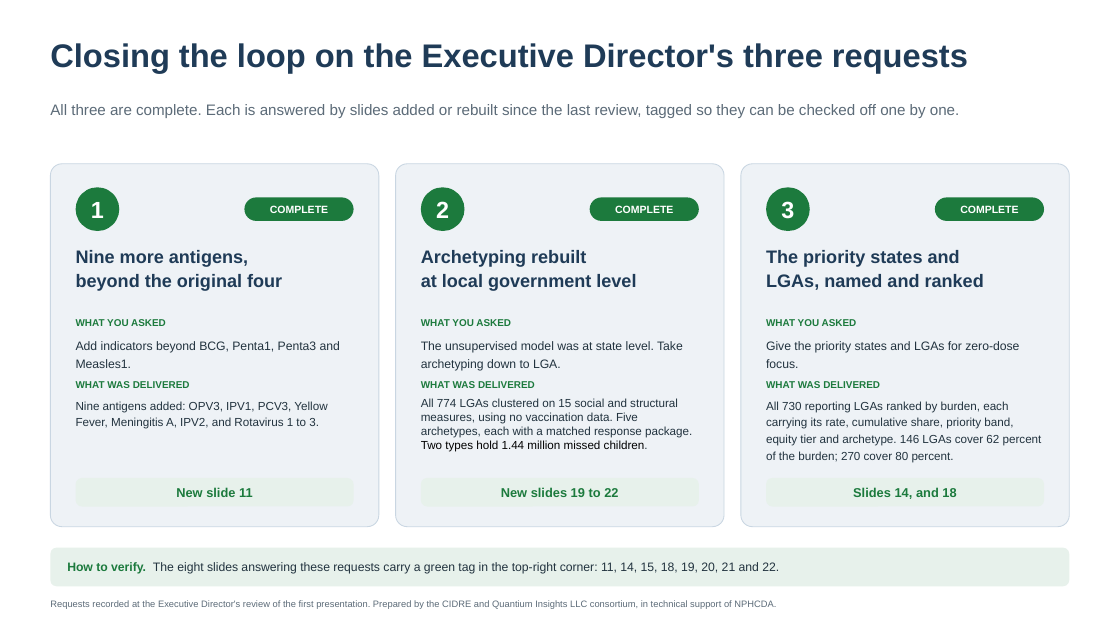
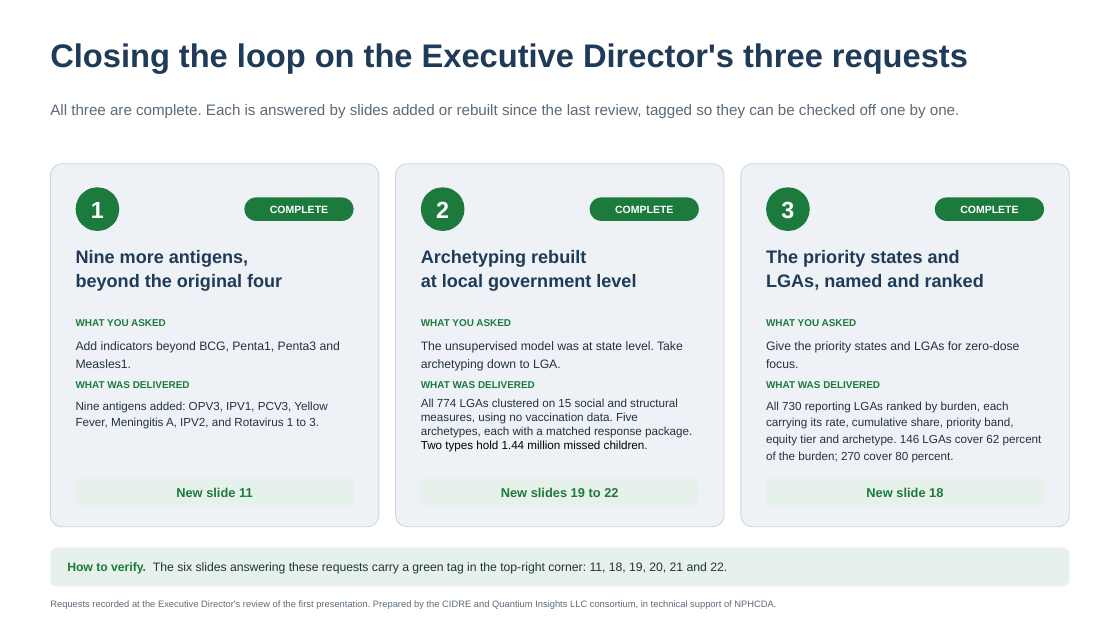
Before and after one commit to onovo007/nphcda-zerodose, a slide deck: slide 2 of handover/NPHCDA_ZeroDose_RI_Team_Presentation_ED_Updates.10.6.2026.pptx. Drawn at 1120x630 pixels with LibreOffice and Linux fonts; fonts in the diff are those of the drawing. Boxes give left, top, right and bottom in pixels: in the first picture for what was removed or moved away, otherwise in the second. Text is boxed around its words. In the diff, an @@ line names an element or a change of style, - is before the commit and + after.

```diff
--- a/handover/NPHCDA_ZeroDose_RI_Team_Presentation_ED_Updates.10.6.2026.pptx
+++ b/handover/NPHCDA_ZeroDose_RI_Team_Presentation_ED_Updates.10.6.2026.pptx
@@ text in rounded rectangle at bbox=[866, 487, 943, 497]: text changed @@
-Slides 14, and 18
+New slide 18
@@ text in rounded rectangle at bbox=[67, 562, 727, 574]: text changed @@
-How to verify. The eight slides answering these requests carry a green tag in the top-right corner: 11, 14, 15, 18, 19, 20, 21 and 22.
+How to verify. The six slides answering these requests carry a green tag in the top-right corner: 11, 18, 19, 20, 21 and 22.
```
Also in this commit, not shown: 2 other slides changed.
